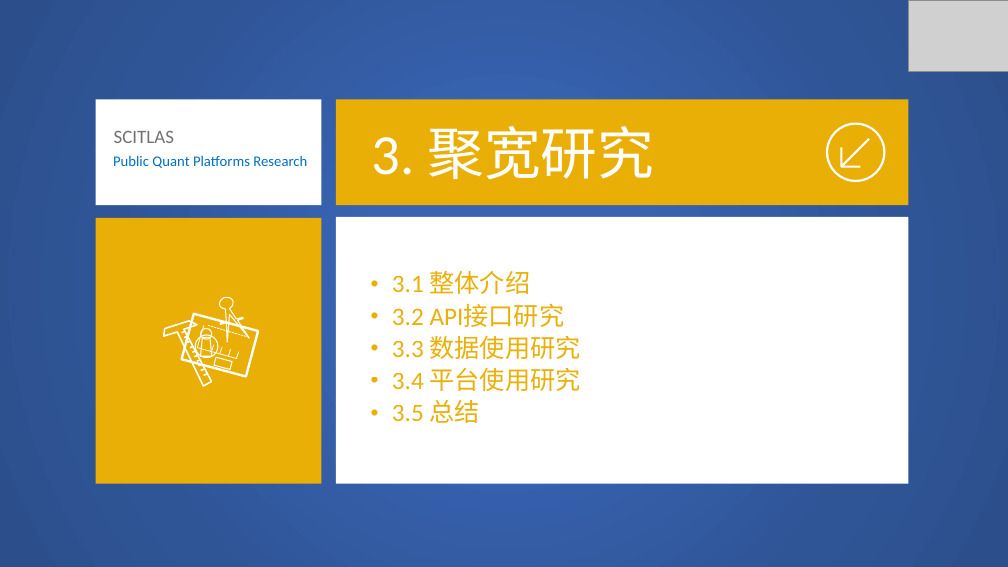
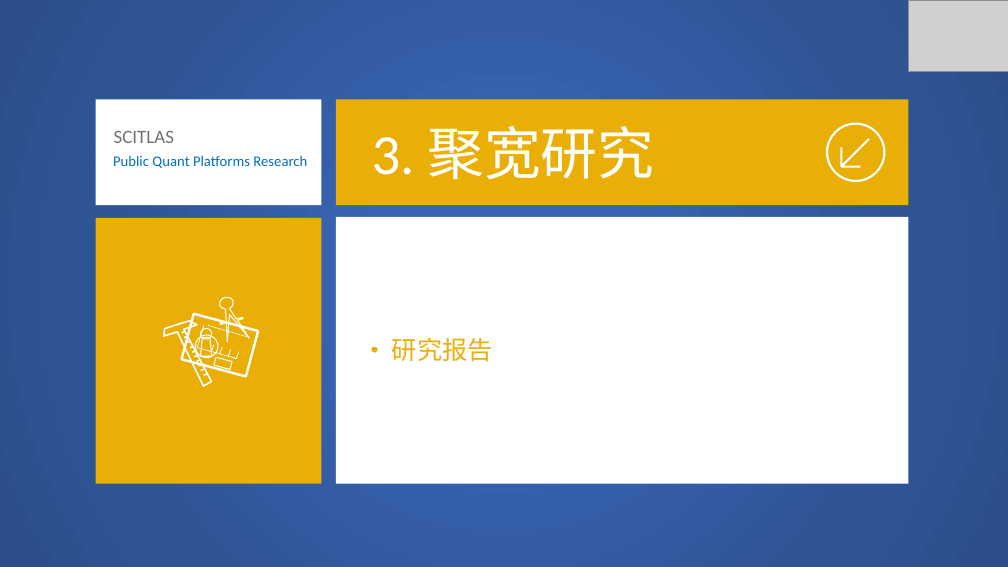
Before and after one commit to SCITLAS/Stellar, a slide deck: slide 13 of Stellar_0.1/documents/public_quant_platforms_research.pptx (slide 28 before the commit). Drawn at 1008x567 pixels with LibreOffice and Linux fonts; fonts in the diff are those of the drawing; grey boxes stand for pictures. Boxes give left, top, right and bottom in pixels: in the first picture for what was removed or moved away, otherwise in the second. Text is boxed around its words. In the diff, an @@ line names an element or a change of style, - is before the commit and + after.

```diff
--- a/Stellar_0.1/documents/public_quant_platforms_research.pptx
+++ b/Stellar_0.1/documents/public_quant_platforms_research.pptx
@@ text removed at <box>392,271,581,423</box> @@
-• 3.1 整体介绍
-• 3.2 API接口研究
-• 3.3 数据使用研究
-• 3.4 平台使用研究
-• 3.5 总结
@@ text added at <box>392,338,493,362</box>, 24 pt, text #EAAF07 @@
+• 研究报告
```
Also in this commit, not shown: 2 other slides changed, 19 slides removed, 2 other files.
